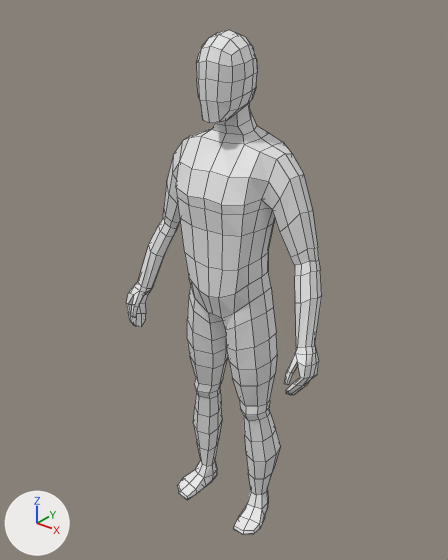
What one commit did to the Blender file 3WEB23D_unity-project/3WEB23D/Assets/Models/characters/base-mesh-final.blend.
Before and after are seen from a 50 mm camera at (1.089, -1.382, 1.77) aimed at (-0.028, 0.014, 0.905). Lighting does not change. The marker at lower left points along +X, +Y and +Z. Mesh edges are drawn as thin lines.
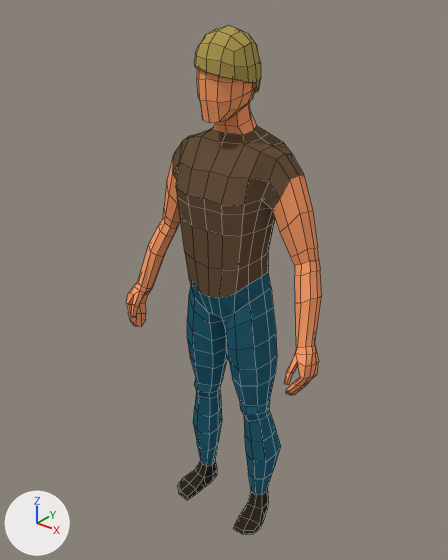
The edits, one by one:
Material 'Shoes' (mat_shoes) is new.
Its base color is (0.029, 0.022, 0.0138) (brown #30291f).
Material 'Skin' (mat_skin) is new.
Its base color is (1.0, 0.347, 0.141) (orange #ff9f69).
Material 'T-shirt' (mat_t_shirt) is new.
Its base color is (0.138, 0.0837, 0.0467) (brown #68523d).
Material 'Pants' (mat_pants) is new.
Its base color is (0.0203, 0.125, 0.191) (dark cyan #276379).
Material 'Hair' (mat_hair) is new.
Its base color is (0.429, 0.328, 0.0856) (yellow #af9b53).
me_cube_003 has 374 vertices, 355 faces and spans x 0.0..0.36, y -0.13..0.11, z 0.0..1.65.
me_cube_003 is used by ob_cube; location (0.0, 0.0, 0.0).
me_cube_003 part 1: 153 of the faces centred in x 0.01..0.36, y -0.13..0.08, z 0.68..1.64 switch from no material to mat_skin (orange #ff9f69).
me_cube_003 part 2: all 98 faces centred in x 0.01..0.17, y -0.08..0.09, z 0.14..0.94 switch from no material to mat_pants (dark cyan #276379).
me_cube_003 part 3: all 44 faces centred in x 0.1..0.18, y -0.1..0.07, z 0.0..0.07 switch from no material to mat_shoes (brown #30291f).
me_cube_003 part 4: 60 of the faces centred in x 0.02..0.19, y -0.11..0.11, z 0.95..1.38 switch from no material to mat_t_shirt (brown #68523d).
Mesh me_cube_000 is new.
It has 66 vertices, 56 faces and spans x -0.083..0.081, y -0.094..0.084, z 1.484..1.649.
It uses material mat_hair (yellow #af9b53).
Object 'Cube.001' (ob_cube_001) is new; it shows me_cube_000.
Its location is (0.0, 0.0, 0.0).
It gains a SOLIDIFY modifier named 'Solidify'.
Modifier setting: thickness = -0.011.
Modifier setting: nonmanifold_thickness_mode = 'FIXED'.
Modifier setting: nonmanifold_merge_threshold = 0.0003.

Pixel boxes (x1, y1, x2, y2) of what changed, in the pictures (448 x 560 px):
'Cube.001', added (yellow): after (194, 25, 261, 93)
part 1 of me_cube_003, recoloured (grey to orange): (126, 68, 322, 395) in both
part 2 of me_cube_003, recoloured (grey to cyan): (187, 272, 281, 495) in both
part 3 of me_cube_003, recoloured: (178, 461, 268, 534) in both
part 4 of me_cube_003, recoloured (grey to brown): (173, 126, 303, 298) in both
